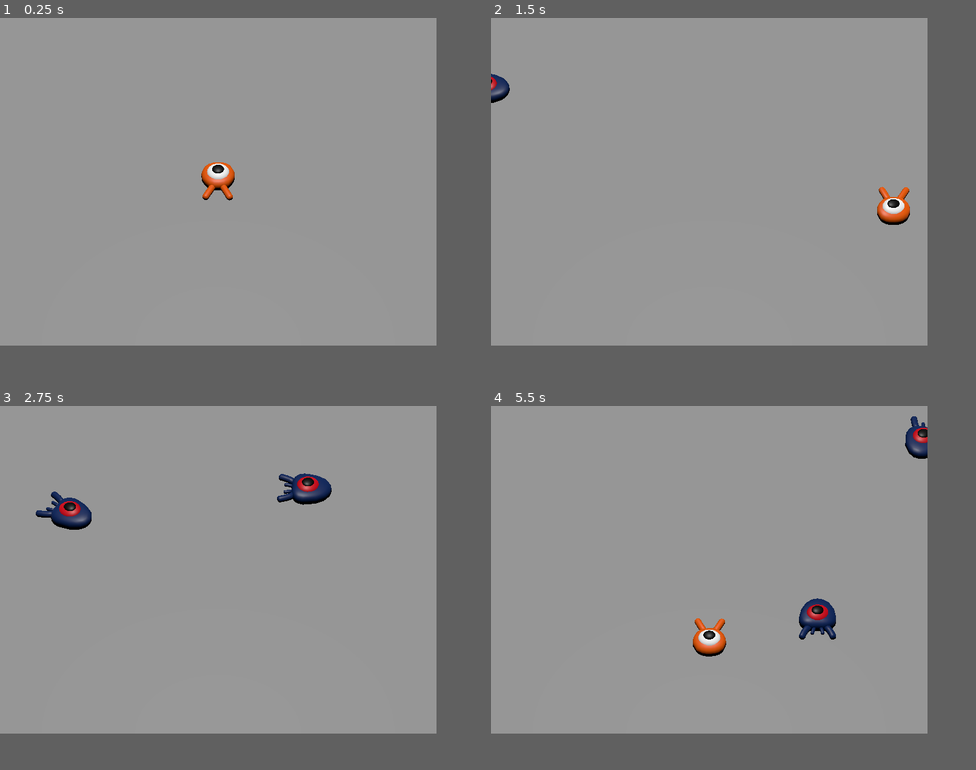
Above: before the commit, frames 1-4 (two rows, left to right).
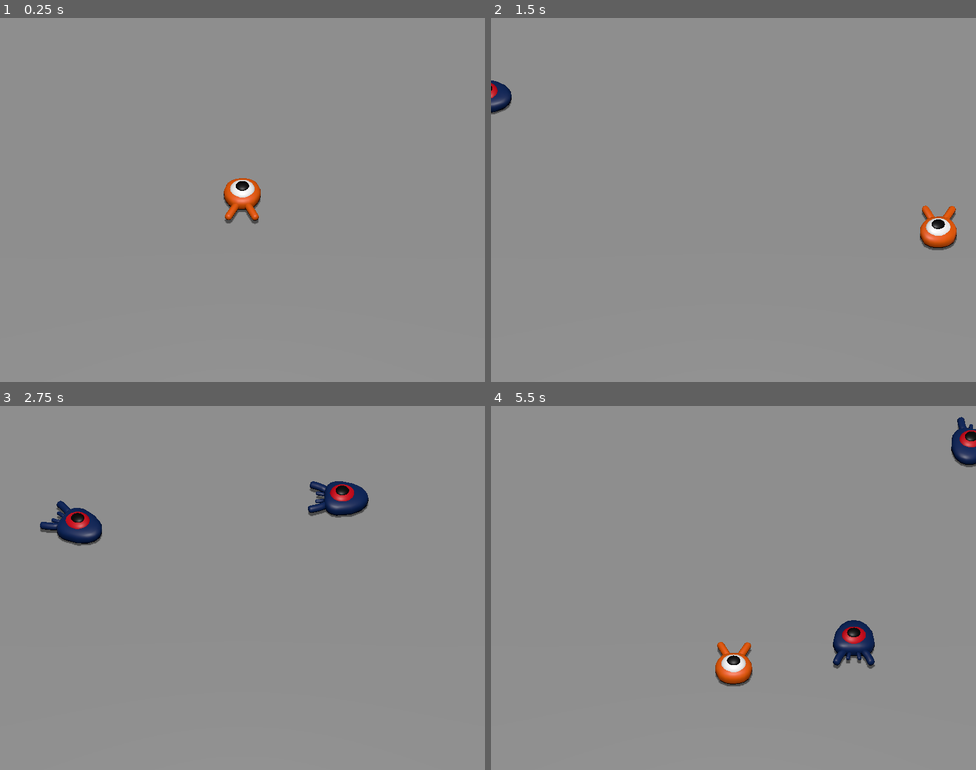
Above: after the commit, the same moments.

Repository: ParadoxV5/godot-first3D
Game: Godot game, scene res://main/main.tscn
The game is run twice, just before and just after one commit, with the same random seed, the same clock (stepped at 60 frames per second) and the same inputs.
Inputs:
- Up to frame 1 (0.25 s): no input
- Up to frame 2 (1.5 s): tap Enter at 0.5 s; hold Right (move_right) 0.53-1.28 s; tap Space (jump) at 0.77 s; hold Down (move_back) from 1.28 s (still down)
- Up to frame 3 (2.75 s): tap Space (jump) at 1.52 s; release Down (move_back) at 2.03 s; hold Right (move_right) from 2.03 s (still down)
- Up to frame 4 (5.5 s): release Right (move_right) at 2.78 s; hold Up (move_forward) 2.78-3.53 s; tap Space (jump) at 3.02, 3.77, 4.52 s; hold Left (move_left) 3.53-5.03 s; hold Down (move_back) from 5.03 s (still down)
In our replay, the window is 720x540 before the commit and 800x600 after it. These sizes can differ from the game's own. Grey fills any space a smaller window leaves; there, only what the larger window draws over its background counts as a difference.

The runs differ from the first frame. In frame 1, 1.2% of the frame differs, in the area x 41-54%, y 39-57%; in frame 2, 1.6%; in frame 3, 2.6%; in frame 4, 3.7%, in the area x 41-100%, y 2-77%.

Commit message:
shadow adjustments

Diff:
--- a/main/main.tscn
+++ b/main/main.tscn
@@ -26,8 +26,14 @@
 mesh = SubResource("BoxMesh_dbmo4")
 
 [node name="DirectionalLight3D" type="DirectionalLight3D" parent="."]
-transform = Transform3D(1, 0, 0, 0, -4.37114e-08, 1, 0, -1, -4.37114e-08, 0, 31.6484, 0)
+transform = Transform3D(1, 0, 0, 0, 0.382683, 0.92388, 0, -0.92388, 0.382683, 0, 20, 0)
 shadow_enabled = true
+shadow_opacity = 0.75
+shadow_blur = 2.5
+directional_shadow_mode = 0
+directional_shadow_fade_start = 1.0
+directional_shadow_max_distance = 50.0
+directional_shadow_pancake_size = 0.0
 
 [node name="CameraPivot" type="Marker3D" parent="."]
 transform = Transform3D(1, 0, 0, 0, 0.707107, 0.707107, 0, -0.707107, 0.707107, 0, 0, 0)
@@ -35,7 +41,10 @@
 [node name="Camera" type="Camera3D" parent="CameraPivot"]
 transform = Transform3D(1, 0, 0, 0, 1, 0, 0, 0, 1, 0, 0, 20)
 projection = 1
+current = true
 size = 20.0
+near = 5.0
+far = 50.0
 
 [node name="Player" parent="." instance=ExtResource("1_g3xgd")]
 
--- a/mob/mob.gd
+++ b/mob/mob.gd
@@ -9,7 +9,7 @@
 func _physics_process(_delta) -> void: move_and_slide()
 
 func setup_position(start_position: Vector3, player_position: Vector3):
-  player_position.y = position.y
+  player_position.y = 0
   look_at_from_position(position + start_position, player_position, Vector3.UP)
   rotate_y(deg_to_rad(randf_range(-rotate_range, rotate_range)))
   velocity = (
--- a/project.godot
+++ b/project.godot
@@ -17,8 +17,8 @@
 
 [display]
 
-window/size/viewport_width=720
-window/size/viewport_height=540
+window/size/viewport_width=1080
+window/size/viewport_height=810
 window/stretch/mode="canvas_items"
 
 [input]
